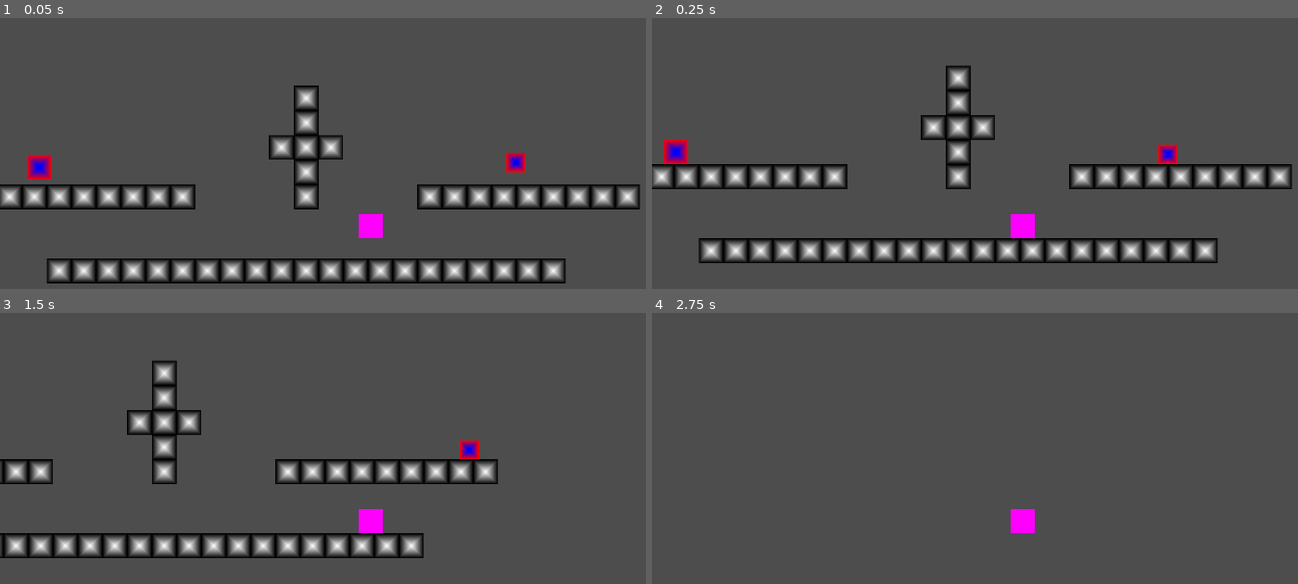
Above: before the commit, frames 1-4 (two rows, left to right).
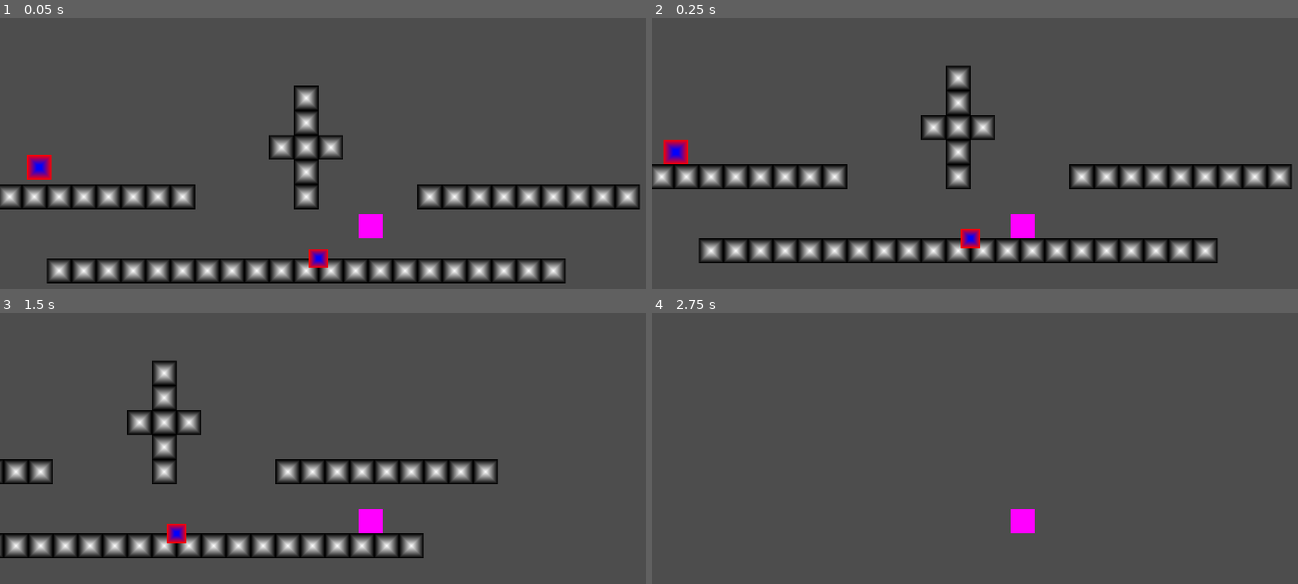
Above: after the commit, the same moments.

Repository: dGameBoy101b/CoOp-2025-Jam
Game: Godot game, scene res://Scenes/test.tscn
Same seed, same stepped clock (60 frames per second), same inputs: the game is played once before the commit and once after it.
Inputs:
- Up to frame 1 (0.05 s): no input
- Up to frame 2 (0.25 s): no input
- Up to frame 3 (1.5 s): hold Right (walk_right) from 0.53 s (still down); tap Up (jump) at 0.77 s
- Up to frame 4 (2.75 s): tap Up (jump) at 1.52 s; release Right (walk_right) at 2.03 s; hold Left (walk_left) from 2.03 s (still down)

The runs differ from the first frame. In frame 1, 0.4% of the frame differs, in the area x 47-82%, y 49-93%; in frame 2, 0.4%; in frame 3, 0.4%; in frame 4, nothing differs.
Error after the commit: Parse Error: Expected identifier after "." for attribute access. (res://Scenes/patrolling_ground_enemy.tscn::GDScript_q0tnr:28)

Commit message:
Added melee attack to patrolling ground enemy.

Diff:
--- /dev/null
+++ b/Assets/melee_attack.tres
@@ -0,0 +1,45 @@
+[gd_resource type="Animation" format=3 uid="uid://bg3osg8pcrb3i"]
+
+[resource]
+length = 0.3
+markers = [{
+"color": Color(1, 1, 1, 1),
+"name": &"live",
+"time": 0.0999201
+}, {
+"color": Color(1, 1, 1, 1),
+"name": &"cooldown",
+"time": 0.166667
+}, {
+"color": Color(1, 1, 1, 1),
+"name": &"ready",
+"time": 0.3
+}, {
+"color": Color(1, 1, 1, 1),
+"name": &"wind up",
+"time": 0.0
+}]
+tracks/0/type = "value"
+tracks/0/imported = false
+tracks/0/enabled = true
+tracks/0/path = NodePath("AnimationPlayer/Melee Hitbox:enabled")
+tracks/0/interp = 0
+tracks/0/loop_wrap = true
+tracks/0/keys = {
+"times": PackedFloat32Array(0, 0.1, 0.166667),
+"transitions": PackedFloat32Array(1, 1, 1),
+"update": 1,
+"values": [false, true, false]
+}
+tracks/1/type = "value"
+tracks/1/imported = false
+tracks/1/enabled = true
+tracks/1/path = NodePath("AnimationPlayer/Melee Trigger:monitoring")
+tracks/1/interp = 0
+tracks/1/loop_wrap = true
+tracks/1/keys = {
+"times": PackedFloat32Array(0, 0.3),
+"transitions": PackedFloat32Array(1, 1),
+"update": 1,
+"values": [false, true]
+}
--- /dev/null
+++ b/Assets/patrolling_ground_enemy.tres
@@ -0,0 +1,8 @@
+[gd_resource type="AnimationLibrary" load_steps=2 format=3 uid="uid://du3rr3qghxbem"]
+
+[ext_resource type="Animation" uid="uid://bg3osg8pcrb3i" path="res://Assets/melee_attack.tres" id="1_vhgqd"]
+
+[resource]
+_data = {
+&"melee_attack": ExtResource("1_vhgqd")
+}
--- a/Scenes/patrolling_ground_enemy.tscn
+++ b/Scenes/patrolling_ground_enemy.tscn
@@ -1,9 +1,81 @@
-[gd_scene load_steps=5 format=3 uid="uid://dn4mx7fqn0b5y"]
+[gd_scene load_steps=11 format=3 uid="uid://dn4mx7fqn0b5y"]
 
-[ext_resource type="Script" uid="uid://cww5yx1snikoh" path="res://Scripts/patrol_ground.gd" id="1_tfmaq"]
+[ext_resource type="Script" uid="uid://ddy184iup5dwe" path="res://Scripts/attack_hitbox.gd" id="1_kw2b0"]
+[ext_resource type="AnimationLibrary" uid="uid://du3rr3qghxbem" path="res://Assets/patrolling_ground_enemy.tres" id="1_q0tnr"]
+
+[sub_resource type="GDScript" id="GDScript_q0tnr"]
+script/source = "class_name MeleeAttack extends Area2D
+
+## Number of seconds between this detecting a target and the hitbox being enabled
+@export var windup_timer : Timer
+
+## Maximum number of seconds the hit box should be enabled for
+@export var live_timer : Timer
+
+## Number of seconds between the hit box disabling and this re-enabling
+@export var cooldown_timer : Timer
+
+enum Phase { Ready, WindUp, Live, Cooldown }
+var current_phase : Phase = Phase.Ready
+var next_phase_time
+
+func swing() -> bool:
+	if self.current_phase != Phase.Ready:
+		return false
+	self.current_phase = Phase.WindUp
+	self.windup_timer.start()
+	return true
+
+func smack() -> bool:
+	if self.current_phase != Phase.WindUp:
+		return false
+	self.current_phase = Phase.Live
+	self.live_timer.start()
+	self.
+
+func _body_entered(nody: Node2D) -> void:
+	self.swing()"
 
 [sub_resource type="RectangleShape2D" id="RectangleShape2D_ofmbn"]
 size = Vector2(50, 50)
+
+[sub_resource type="Animation" id="Animation_q0tnr"]
+length = 0.001
+tracks/0/type = "value"
+tracks/0/imported = false
+tracks/0/enabled = true
+tracks/0/path = NodePath("AnimationPlayer/Melee Hitbox:enabled")
+tracks/0/interp = 1
+tracks/0/loop_wrap = true
+tracks/0/keys = {
+"times": PackedFloat32Array(0),
+"transitions": PackedFloat32Array(1),
+"update": 1,
+"values": [false]
+}
+tracks/1/type = "value"
+tracks/1/imported = false
+tracks/1/enabled = true
+tracks/1/path = NodePath("AnimationPlayer/Melee Trigger:monitoring")
+tracks/1/interp = 1
+tracks/1/loop_wrap = true
+tracks/1/keys = {
+"times": PackedFloat32Array(0),
+"transitions": PackedFloat32Array(1),
+"update": 1,
+"values": [true]
+}
+
+[sub_resource type="AnimationLibrary" id="AnimationLibrary_jm726"]
+_data = {
+&"RESET": SubResource("Animation_q0tnr")
+}
+
+[sub_resource type="RectangleShape2D" id="RectangleShape2D_kw2b0"]
+size = Vector2(100, 150)
+
+[sub_resource type="RectangleShape2D" id="RectangleShape2D_q0tnr"]
+size = Vector2(50, 75)
 
 [sub_resource type="Gradient" id="Gradient_56v81"]
 offsets = PackedFloat32Array(0.188312, 1)
@@ -16,16 +88,47 @@
 fill = 2
 fill_from = Vector2(0.5, 0.5)
 
-[node name="PatrollingGroundEnemy" type="CharacterBody2D" node_paths=PackedStringArray("shape")]
+[node name="PatrollingGroundEnemy" type="CharacterBody2D"]
 collision_layer = 4
 collision_mask = 7
-script = ExtResource("1_tfmaq")
-shape = NodePath("CollisionShape2D")
-speed = 100.0
-gravity = 100.0
+script = SubResource("GDScript_q0tnr")
+windup_duration = null
+live_duration = null
+cooldown_duration = null
 
 [node name="CollisionShape2D" type="CollisionShape2D" parent="."]
 shape = SubResource("RectangleShape2D_ofmbn")
 
-[node name="Sprite2D" type="Sprite2D" parent="."]
+[node name="AnimationPlayer" type="AnimationPlayer" parent="."]
+callback_mode_process = 0
+callback_mode_method = 1
+libraries = {
+&"": SubResource("AnimationLibrary_jm726"),
+&"patrolling_ground_enemy": ExtResource("1_q0tnr")
+}
+
+[node name="Melee Trigger" type="Area2D" parent="AnimationPlayer"]
+collision_layer = 4
+collision_mask = 2
+monitorable = false
+
+[node name="CollisionShape2D" type="CollisionShape2D" parent="AnimationPlayer/Melee Trigger"]
+position = Vector2(50, 0)
+shape = SubResource("RectangleShape2D_kw2b0")
+
+[node name="Melee Hitbox" type="Area2D" parent="AnimationPlayer"]
+process_mode = 4
+collision_layer = 4
+collision_mask = 2
+monitoring = false
+monitorable = false
+script = ExtResource("1_kw2b0")
+
+[node name="CollisionShape2D" type="CollisionShape2D" parent="AnimationPlayer/Melee Hitbox"]
+position = Vector2(50, 0)
+shape = SubResource("RectangleShape2D_q0tnr")
+
+[node name="Sprite2D" type="Sprite2D" parent="AnimationPlayer"]
 texture = SubResource("GradientTexture2D_2ln7h")
+
+[connection signal="body_entered" from="AnimationPlayer/Melee Hitbox" to="AnimationPlayer/Melee Hitbox" method="_on_body_entered"]
